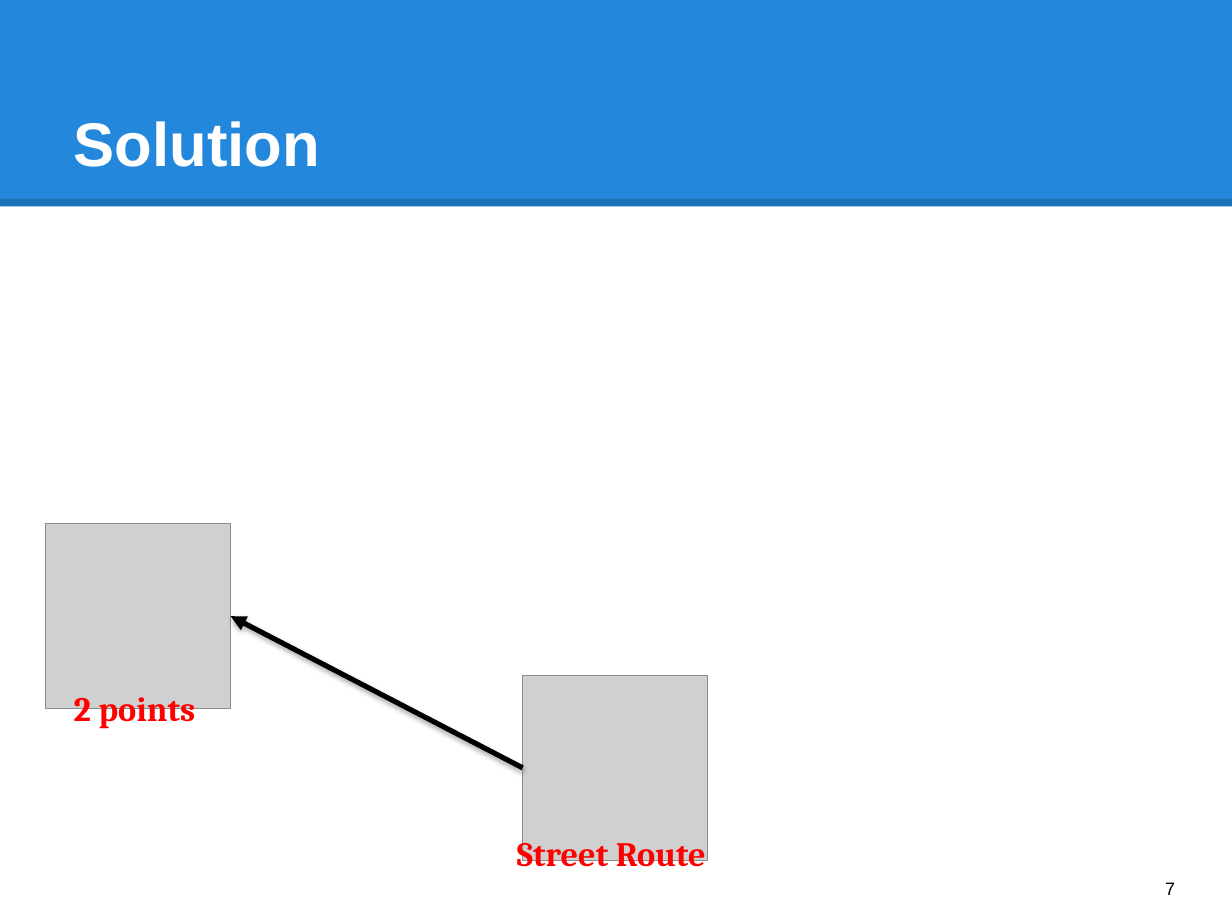
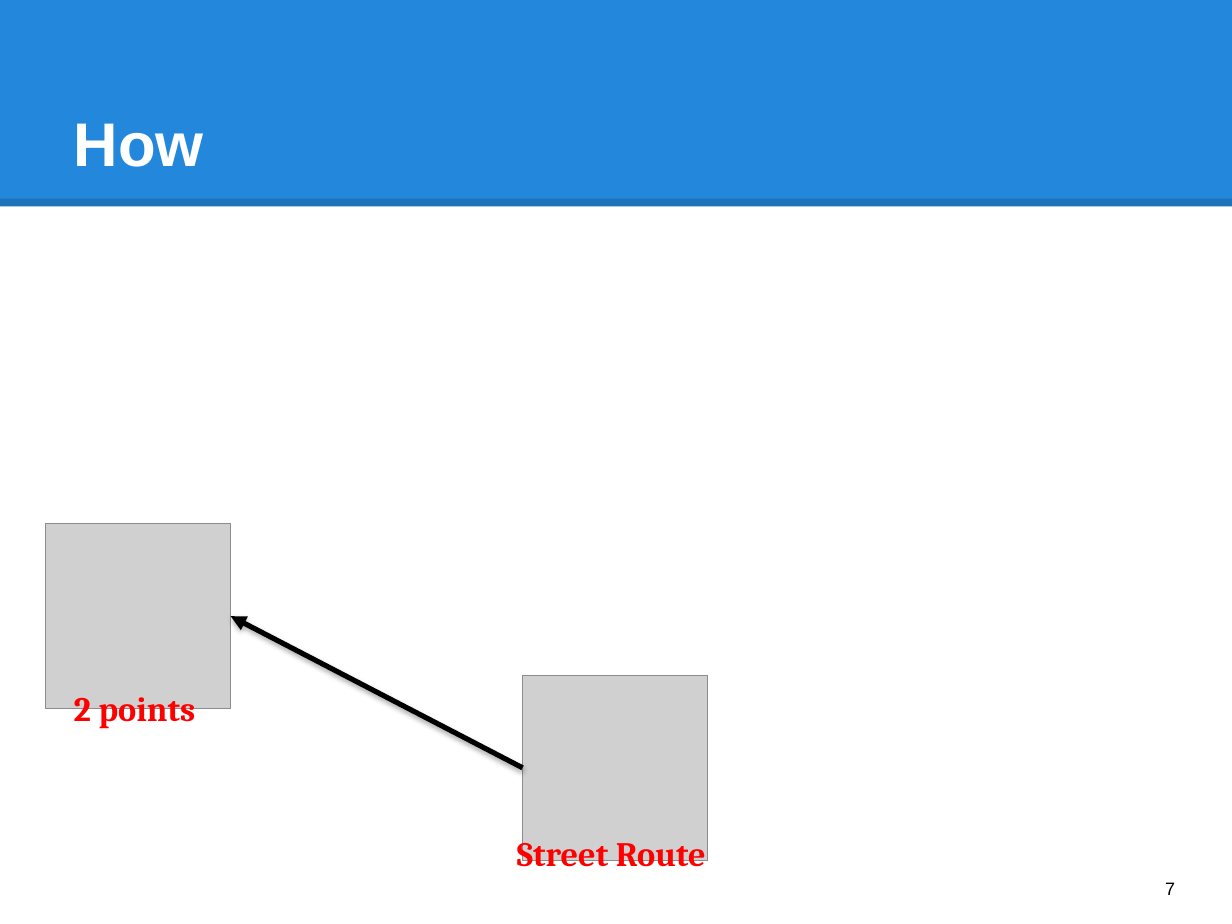
Before and after one commit to hqt/street-router, a slide deck: slide 7 of Document/presentation/search_motorbike.pptx. Drawn at 1232x924 pixels with LibreOffice and Linux fonts; fonts in the diff are those of the drawing; grey boxes stand for pictures. Boxes give left, top, right and bottom in pixels: in the first picture for what was removed or moved away, otherwise in the second. Text is boxed around its words. In the diff, an @@ line names an element or a change of style, - is before the commit and + after.

```diff
--- a/Document/presentation/search_motorbike.pptx
+++ b/Document/presentation/search_motorbike.pptx
@@ title at bbox=[74, 123, 204, 167]: text changed @@
-Solution
+How
```
Also in this commit, not shown: 7 other slides changed, 1 other file.
